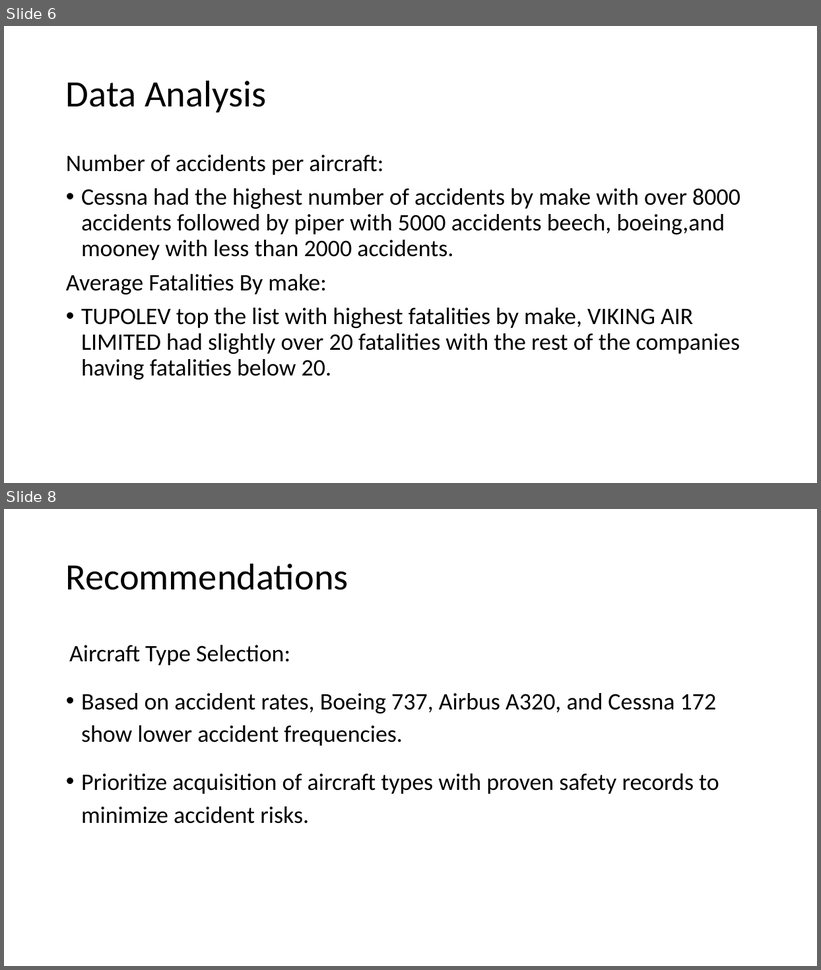
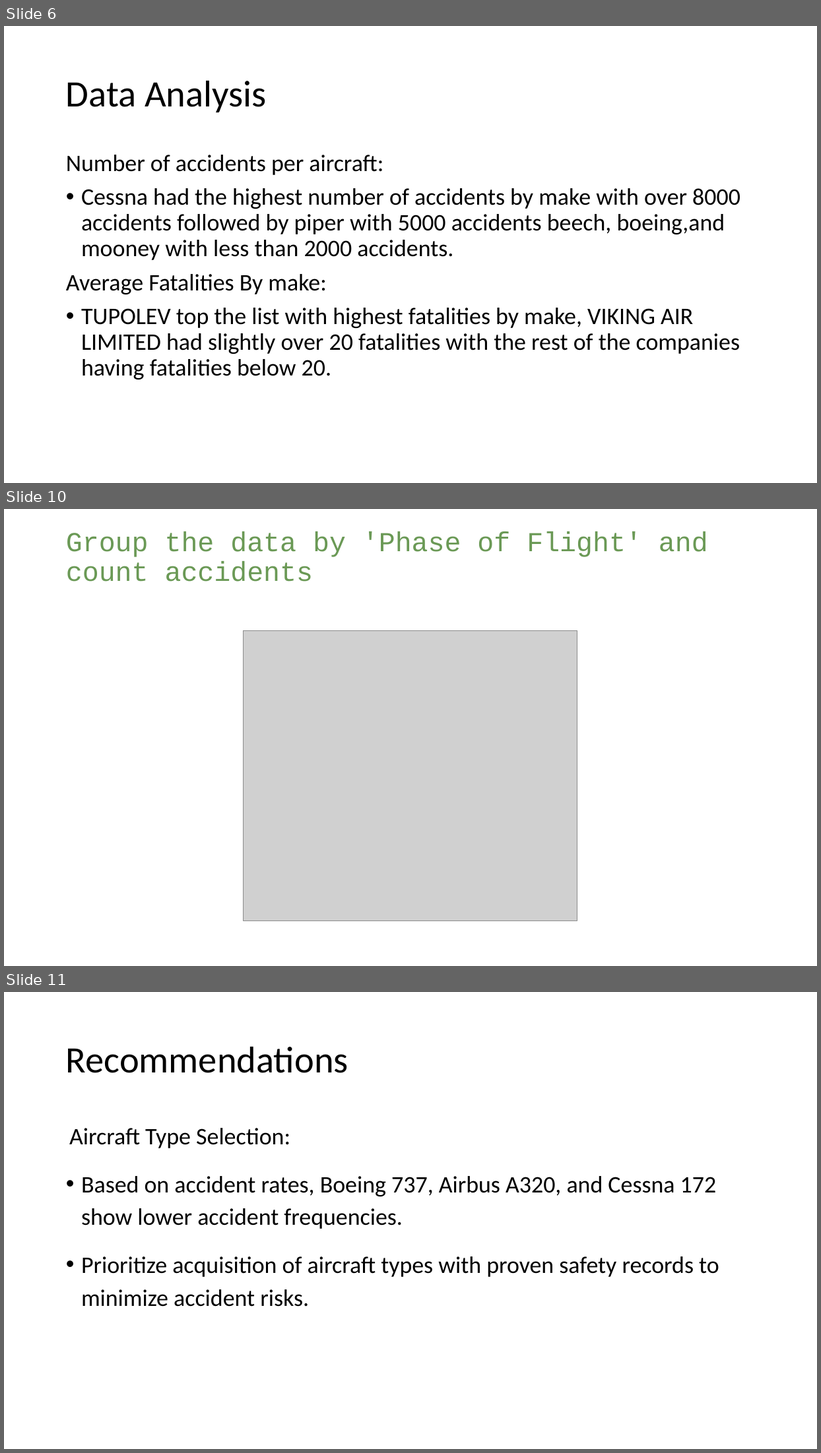
Before and after one commit to KabiraKabira7/aviation-risk-analysis, a slide deck: presentation.pdf.pptx. Shown one above the other, each under a label of ours: slides 6 and 8 before the commit, slides 6, 10 and 11 after it; the slides between them are not shown. The pictures are 821x970 and 821x1453 pixels, drawn with LibreOffice and Linux fonts; fonts in the diff are those of the drawing; grey boxes stand for pictures. Boxes give left, top, right and bottom in pixels: in the first picture for what was removed or moved away, otherwise in the second. Text is boxed around its words. In the diff, an @@ line names an element or a change of style, - is before the commit and + after.

```diff
--- a/presentation.pdf.pptx
+++ b/presentation.pdf.pptx
@@ slide 10 added at [4,509,817,966], background #FFFFFF @@
@@ title added at [66,531,708,582], 32.4 pt, text #6A9955 @@
+Group the data by 'Phase of Flight' and count accidents
@@ picture added at [244,631,578,921] @@
@@ what was slide 8 is now slide 11 @@
```
Also in this commit, not shown: 2 slides changed, 2 other slides added, 1 other file.
